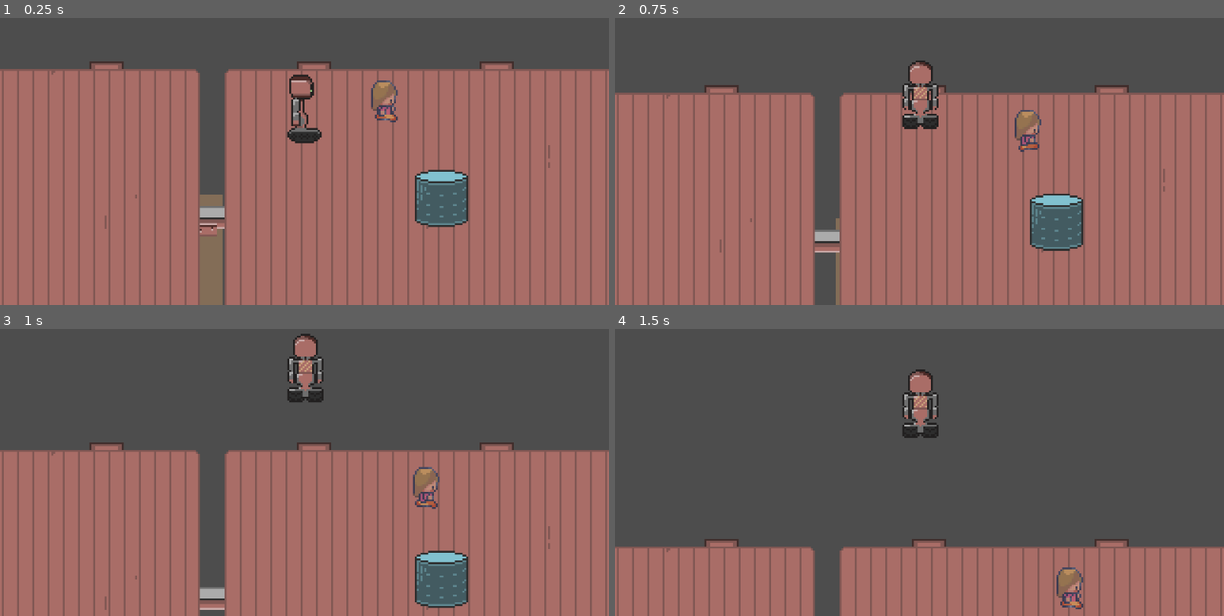
Above: before the commit, frames 1-4 (two rows, left to right).
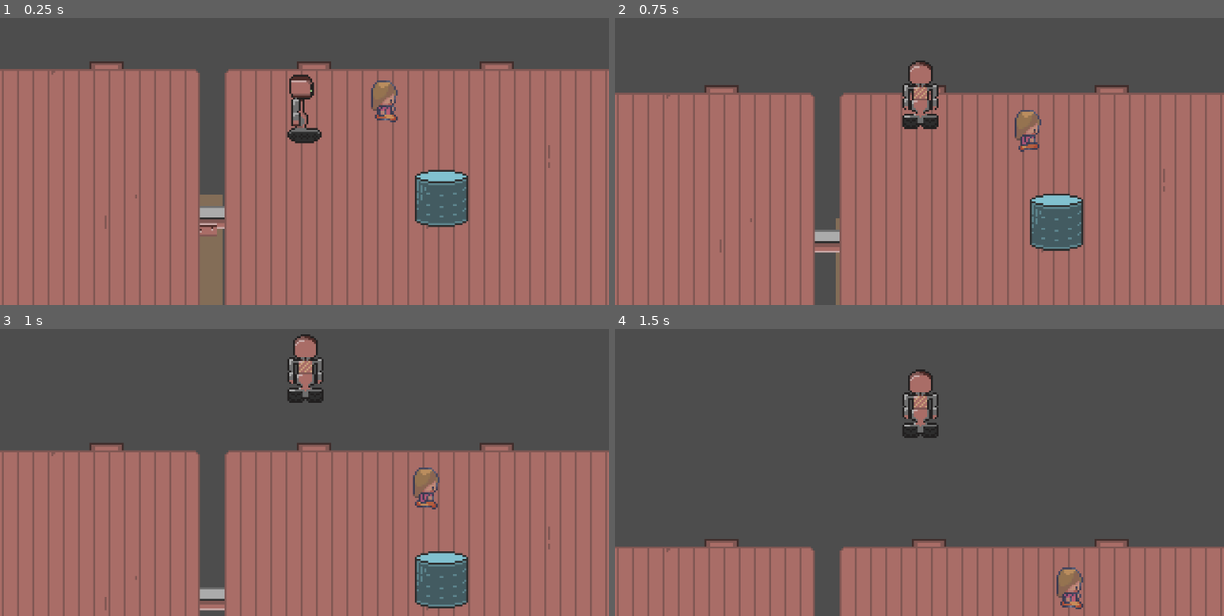
Above: after the commit, the same moments.

Repository: superlou/train-game-3
Game: Godot game, scene res://main.tscn
Two runs of this game, one before a commit and one after it. Both use one fixed random seed, a clock stepped at 60 frames per second and the inputs below. The engine's default icon, where the game draws it, is replaced by a stand-in: a white triangle on a blue panel in a dark square.
Inputs:
- Up to frame 1 (0.25 s): no input
- Up to frame 2 (0.75 s): hold W (move_up) from 0.53 s (still down); tap E (interact) at 0.6 s
- Up to frame 3 (1 s): keep holding W (move_up); tap Space (jump) at 0.77 s
- Up to frame 4 (1.5 s): keep holding W (move_up); tap T (spawn_station) at 1.35 s

Frames 1-2 are identical in both runs. In frame 3, 1.0% of the frame differs, in the area x 0-100%, y 1-99%; in frame 4, nothing differs.

Commit message:
Improve flatbed boundaries

Diff:
--- a/flatbed.tscn
+++ b/flatbed.tscn
@@ -67,6 +67,9 @@
 [sub_resource type="RectangleShape2D" id="RectangleShape2D_2noxb"]
 size = Vector2(5, 127.75)
 
+[sub_resource type="RectangleShape2D" id="RectangleShape2D_1u2vx"]
+size = Vector2(680, 40.5)
+
 [node name="Flatbed" type="Node2D"]
 
 [node name="Truck1" type="AnimatedSprite2D" parent="."]
@@ -110,12 +113,12 @@
 collision_mask = 4
 
 [node name="CollisionShape2D" type="CollisionShape2D" parent="OneWayEdge"]
-position = Vector2(336, -3)
+position = Vector2(339, 2)
 shape = SubResource("RectangleShape2D_bkyds")
 one_way_collision = true
 
 [node name="CollisionShape2D2" type="CollisionShape2D" parent="OneWayEdge"]
-position = Vector2(336, 130)
+position = Vector2(336, 147.75)
 rotation = 3.14159
-shape = SubResource("RectangleShape2D_bkyds")
+shape = SubResource("RectangleShape2D_1u2vx")
 one_way_collision = true
Not shown: 1 places in flatbed.tscn that only renumber resources
